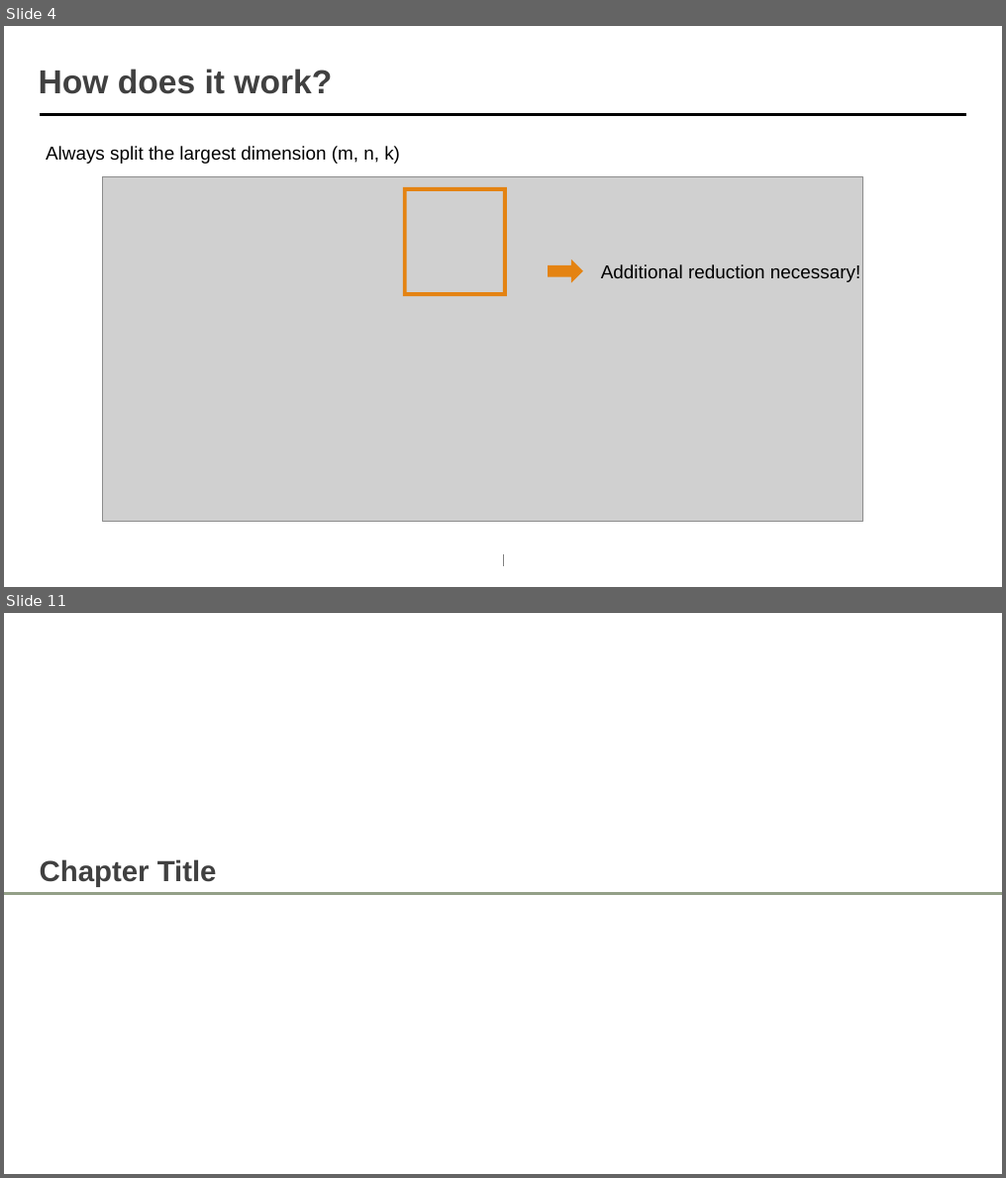
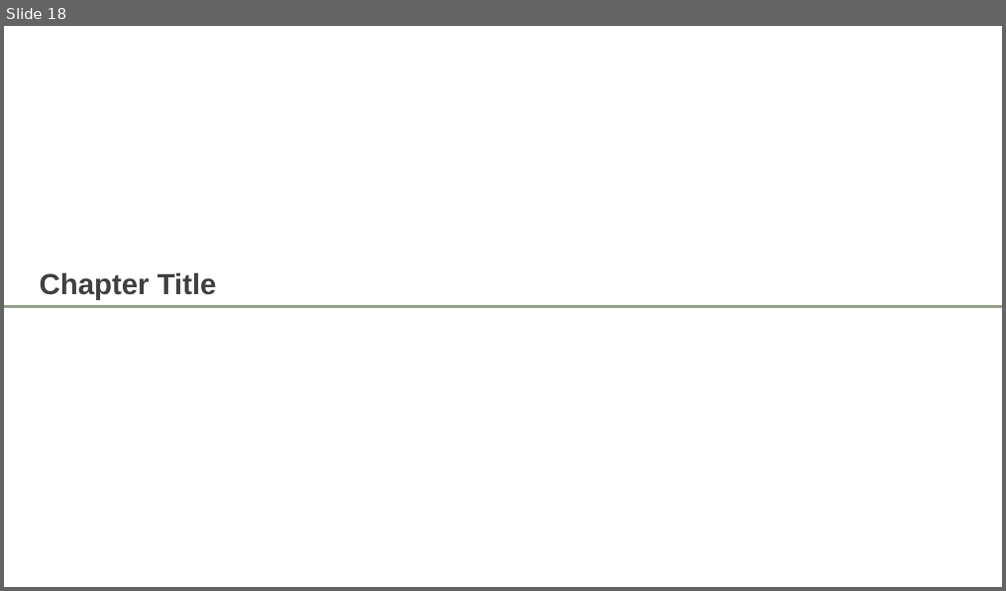
Before and after one commit to eth-cscs/COSMA, a slide deck: presentation/CARMA.pptx. Shown one above the other, each under a label of ours: slides 4 and 11 before the commit, slide 18 after it; the slides between them are not shown. The pictures are 1006x1178 and 1006x591 pixels, drawn with LibreOffice and Linux fonts; fonts in the diff are those of the drawing; grey boxes stand for pictures; background and template pictures are left out. Boxes give left, top, right and bottom in pixels: in the first picture for what was removed or moved away, otherwise in the second. Text is boxed around its words. In the diff, an @@ line names an element or a change of style, - is before the commit and + after.

```diff
--- a/presentation/CARMA.pptx
+++ b/presentation/CARMA.pptx
@@ slide 4 removed at box(4, 26, 1002, 587), background #FFFFFF @@
@@ title removed at box(39, 69, 332, 94) @@
-How does it work?
@@ line removed from (40, 115) to (966, 115) @@
@@ text removed at box(46, 146, 400, 164) @@
-Always split the largest dimension (m, n, k)
@@ picture removed at box(102, 177, 862, 522) @@
@@ frame removed at box(403, 187, 507, 297) @@
@@ right arrow removed at box(548, 260, 583, 282) @@
@@ text removed at box(601, 265, 860, 282) @@
-Additional reduction necessary!
@@ line removed from (503, 555) to (503, 567) @@
@@ what was slide 11 is now slide 18 @@
```
Also in this commit, not shown: 8 slides changed, 9 slides added, 1 other slide removed, 9 other files.
